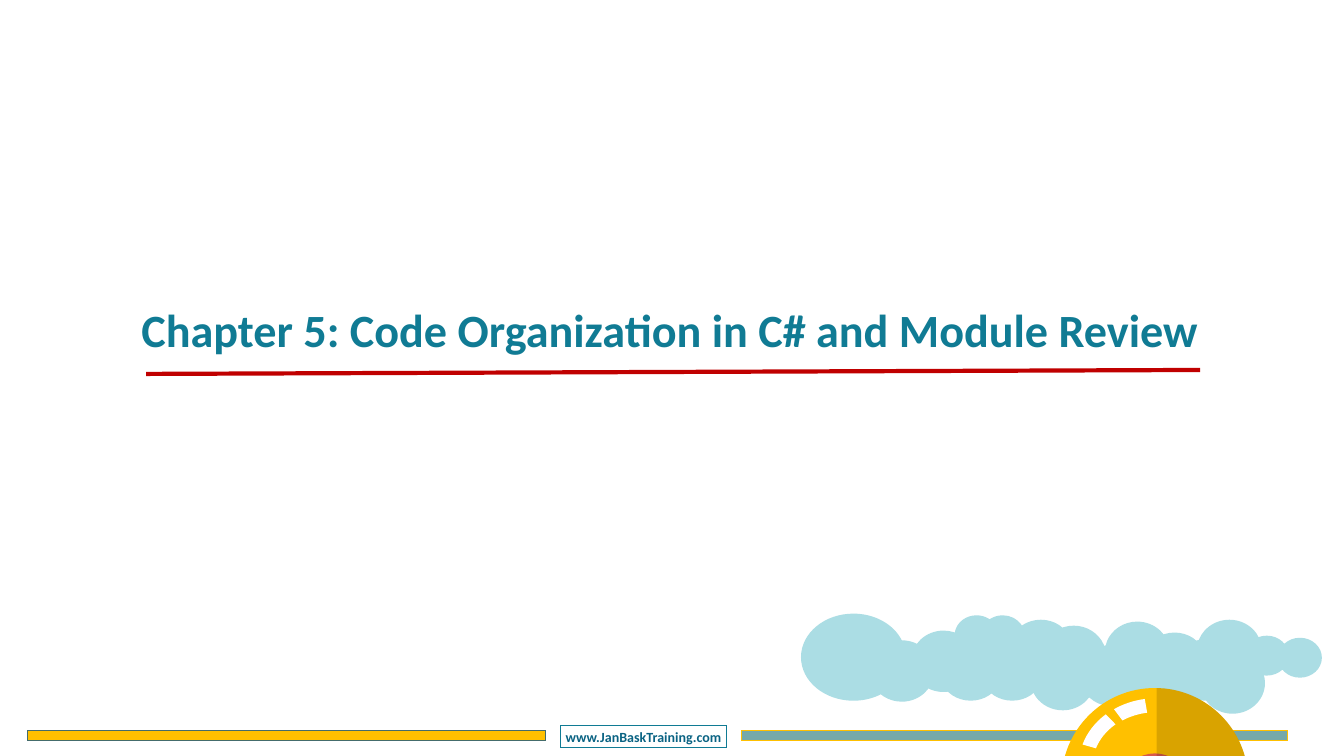
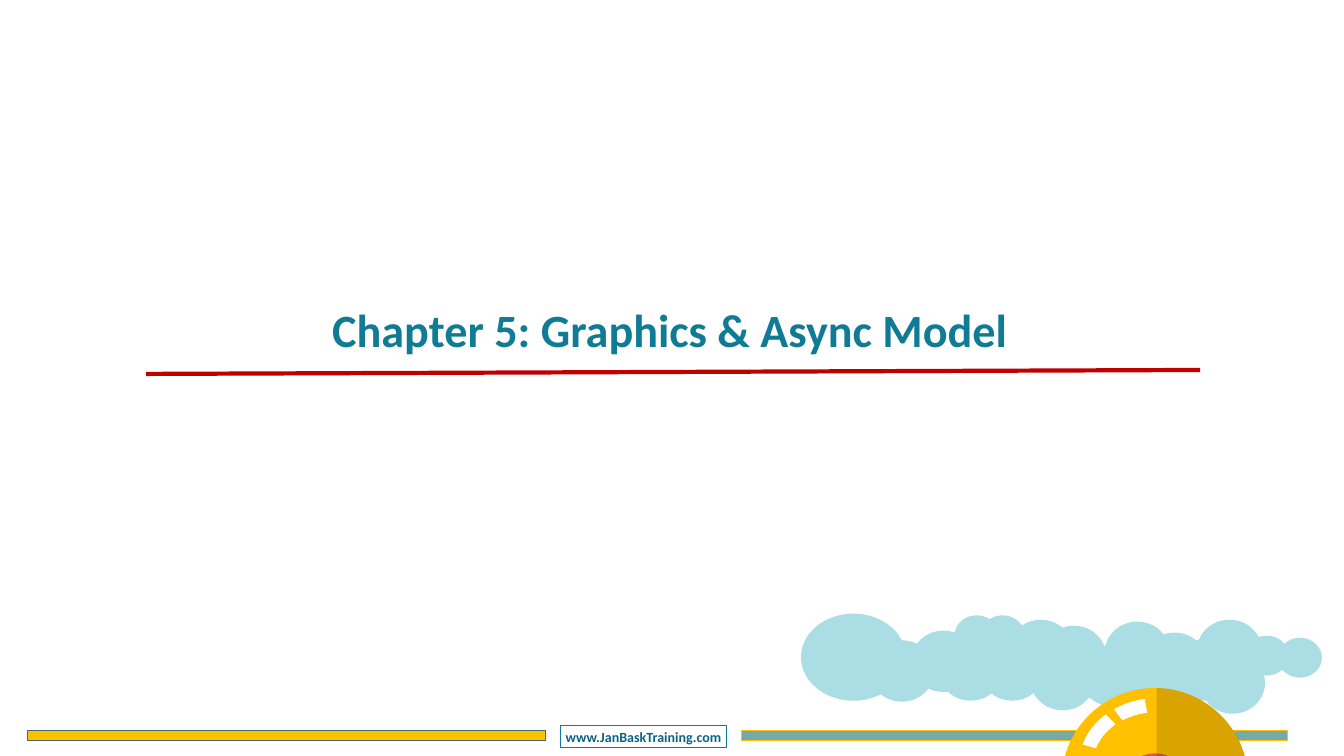
Before and after one commit to DotNetTraining/DotNetDesktop, a slide deck: slide 1 of slides/WFA/WFA - Chapter4.pptx. Drawn at 1344x756 pixels with LibreOffice and Linux fonts; fonts in the diff are those of the drawing; background and template pictures are left out. Boxes give left, top, right and bottom in pixels: in the first picture for what was removed or moved away, otherwise in the second. Text is boxed around its words. In the diff, an @@ line names an element or a change of style, - is before the commit and + after.

```diff
--- a/slides/WFA/WFA - Chapter4.pptx
+++ b/slides/WFA/WFA - Chapter4.pptx
@@ text at [332, 314, 1006, 355]: text changed @@
-Chapter 5: Code Organization in C# and Module Review
+Chapter 5: Graphics & Async Model
```
Also in this commit, not shown: 1 other slide changed, 9 slides added, 6 slides removed, 2 other files.
